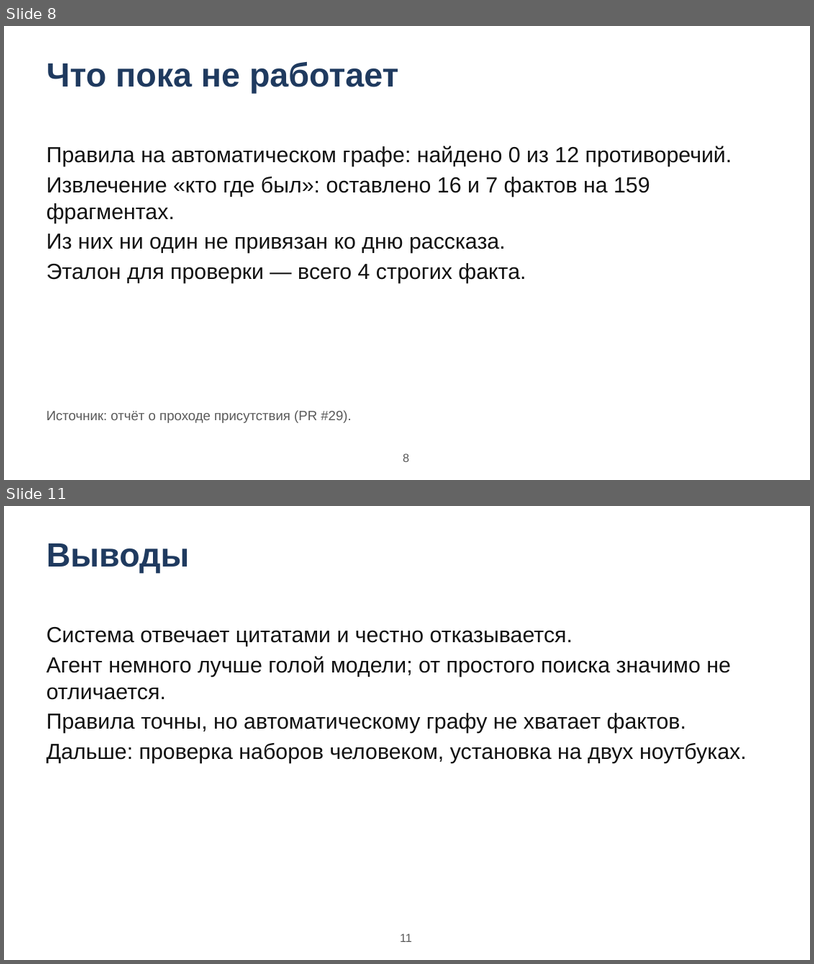
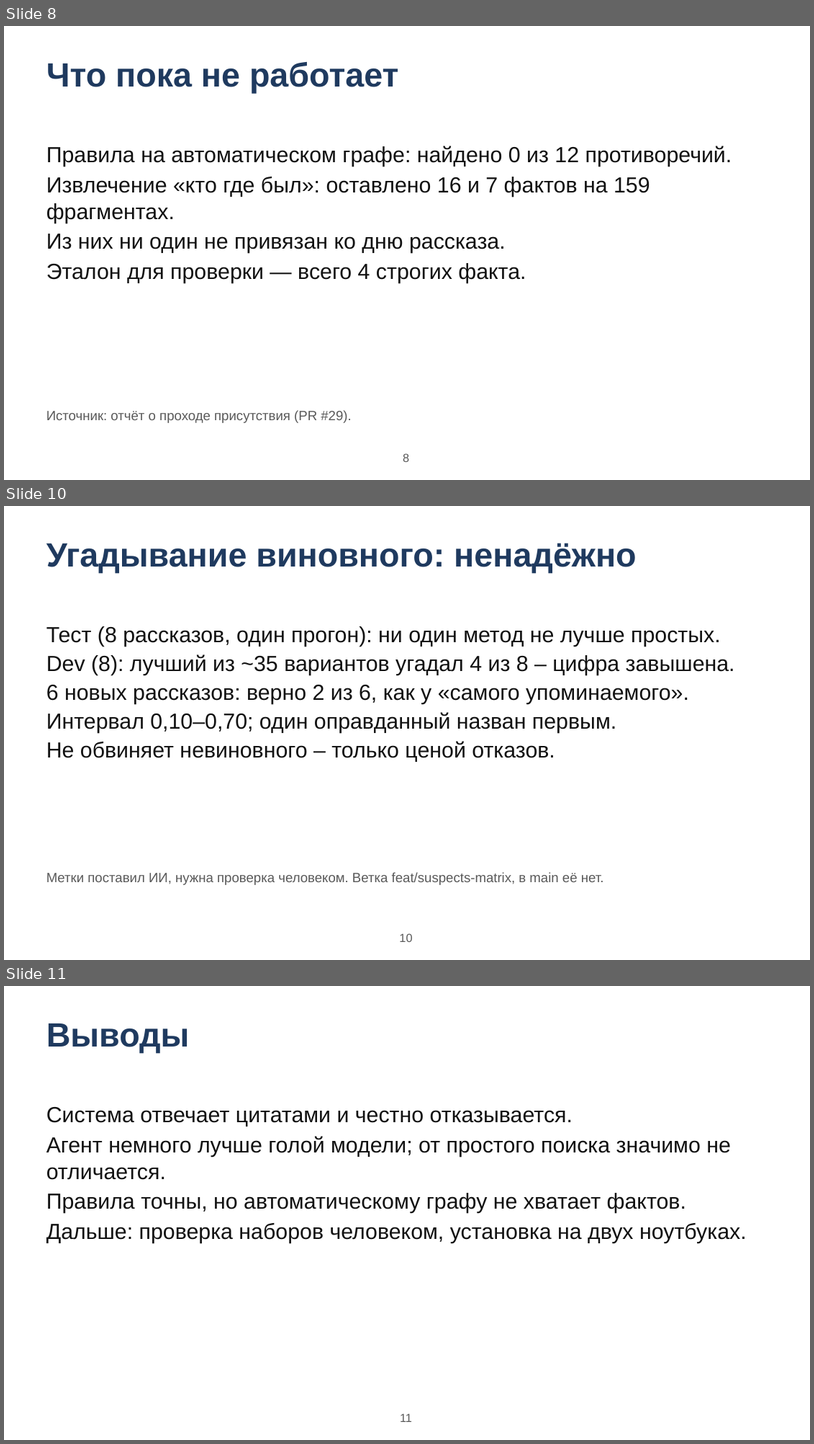
Before and after one commit to AndrewStrizhevskiy/detective-board, a slide deck: docs/gost/09-prezentaciya.pptx. Shown one above the other, each under a label of ours: slides 8 and 11 before the commit, slides 8, 10 and 11 after it; the slides between them are not shown. The pictures are 814x964 and 814x1444 pixels, drawn with LibreOffice and Linux fonts; fonts in the diff are those of the drawing. Boxes give left, top, right and bottom in pixels: in the first picture for what was removed or moved away, otherwise in the second. Text is boxed around its words. In the diff, an @@ line names an element or a change of style, - is before the commit and + after.

Commit message:
docs(gost): update culprit-guessing results (suspects held-out) and PR #30 frame-rate measurement

```diff
--- a/docs/gost/09-prezentaciya.pptx
+++ b/docs/gost/09-prezentaciya.pptx
@@ slide 10 added at (4,506,810,960), background #FFFFFF @@
@@ title added at (46,543,636,573), 40 pt, text #1F3A5F, bold @@
+Угадывание виновного: ненадёжно
@@ text added at (46,626,736,762), 26 pt, text #111111 @@
+Тест (8 рассказов, один прогон): ни один метод не лучше простых.
+Dev (8): лучший из ~35 вариантов угадал 4 из 8 – цифра завышена.
+6 новых рассказов: верно 2 из 6, как у «самого упоминаемого».
+Интервал 0,10–0,70; один оправданный назван первым.
+Не обвиняет невиновного – только ценой отказов.
@@ text added at (46,872,604,885), 16 pt, text #595959 @@
+Метки поставил ИИ, нужна проверка человеком. Ветка feat/suspects-matrix, в main её нет.
@@ page number added at (399,933,412,942), 14 pt, text #595959 @@
+10
```
Also in this commit, not shown: 2 slides changed, 1 slide removed, 28 other files.
